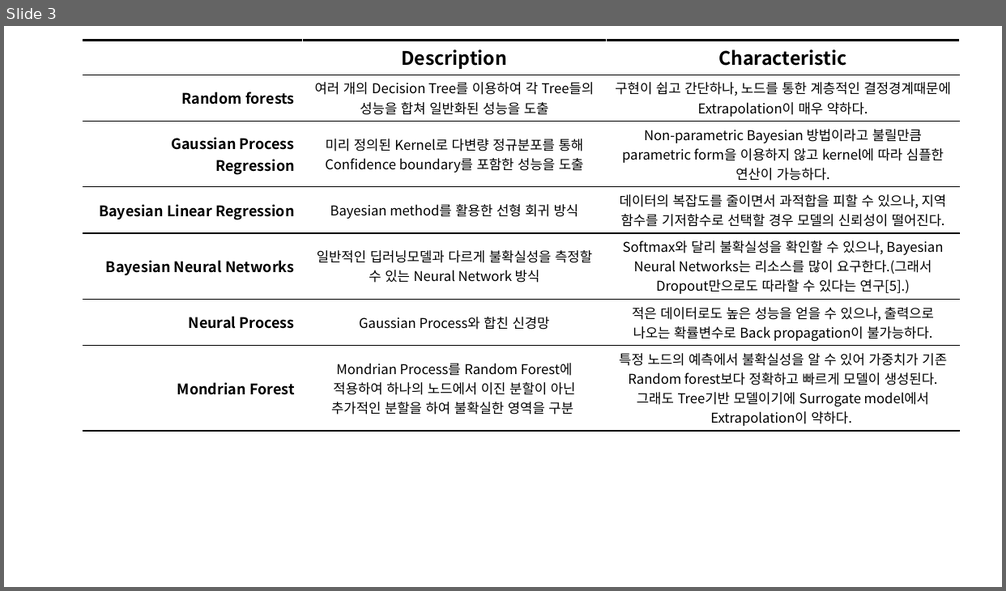
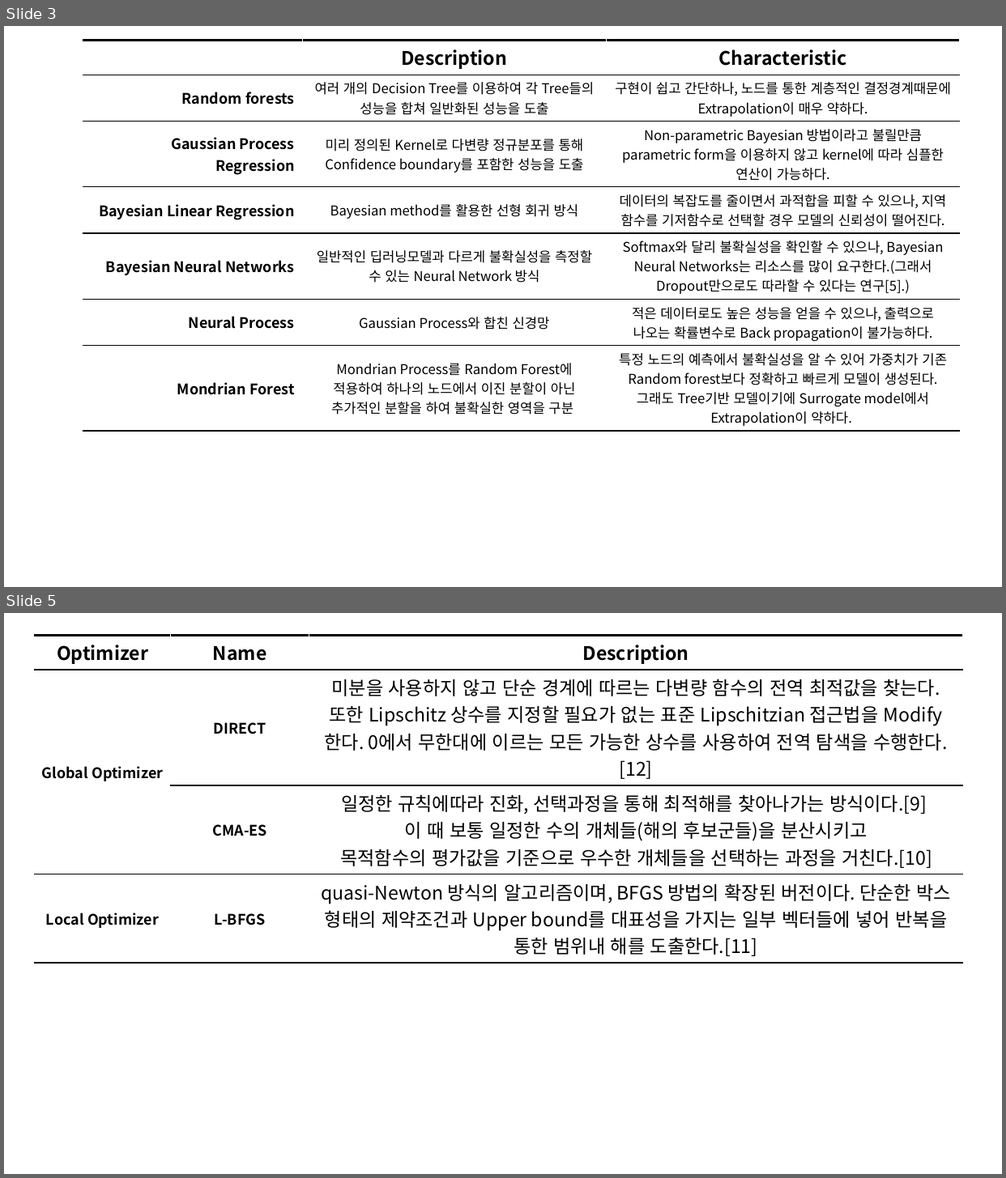
Before and after one commit to SimonWithWoogi/MnS_Papers, a slide deck: Temp/리포트 피규어용.pptx. Shown one above the other, each under a label of ours: slide 3 before the commit, slides 3 and 5 after it; the slides between them are not shown. The pictures are 1006x591 and 1006x1178 pixels, drawn with LibreOffice and Linux fonts; fonts in the diff are those of the drawing. Boxes give left, top, right and bottom in pixels: in the first picture for what was removed or moved away, otherwise in the second. Text is boxed around its words. In the diff, an @@ line names an element or a change of style, - is before the commit and + after.

```diff
--- a/Temp/리포트 피규어용.pptx
+++ b/Temp/리포트 피규어용.pptx
@@ slide 5 added at [4, 613, 1002, 1174], background #FFFFFF @@
@@ table added at [35, 636, 963, 960], 4 rows, 3 columns @@
+Optimizer | Name | Description
+Global Optimizer | DIRECT | 미분을 사용하지 않고 단순 경계에 따르는 다변량 함수의 전역 최적값을 찾는다. 또한 Lipschitz 상수를 지정할 필요가 없는 표준 Lipschitzian 접근법을 Modify 한다. 0에서 무한대에 이르는 모든 가능한 상수를 사용하여 전역 탐색을 수행한다.[12]
+ | CMA-ES | 일정한 규칙에따라 진화, 선택과정을 통해 최적해를 찾아나가는 방식이다.[9] / 이 때 보통 일정한 수의 개체들(해의 후보군들)을 분산시키고 / 목적함수의 평가값을 기준으로 우수한 개체들을 선택하는 과정을 거친다.[10]
+Local Optimizer | L-BFGS | quasi-Newton 방식의 알고리즘이며, BFGS 방법의 확장된 버전이다. 단순한 박스 형태의 제약조건과 Upper bound를 대표성을 가지는 일부 벡터들에 넣어 반복을 통한 범위내 해를 도출한다.[11]
```
Also in this commit, not shown: 1 slide changed, 1 other file.
